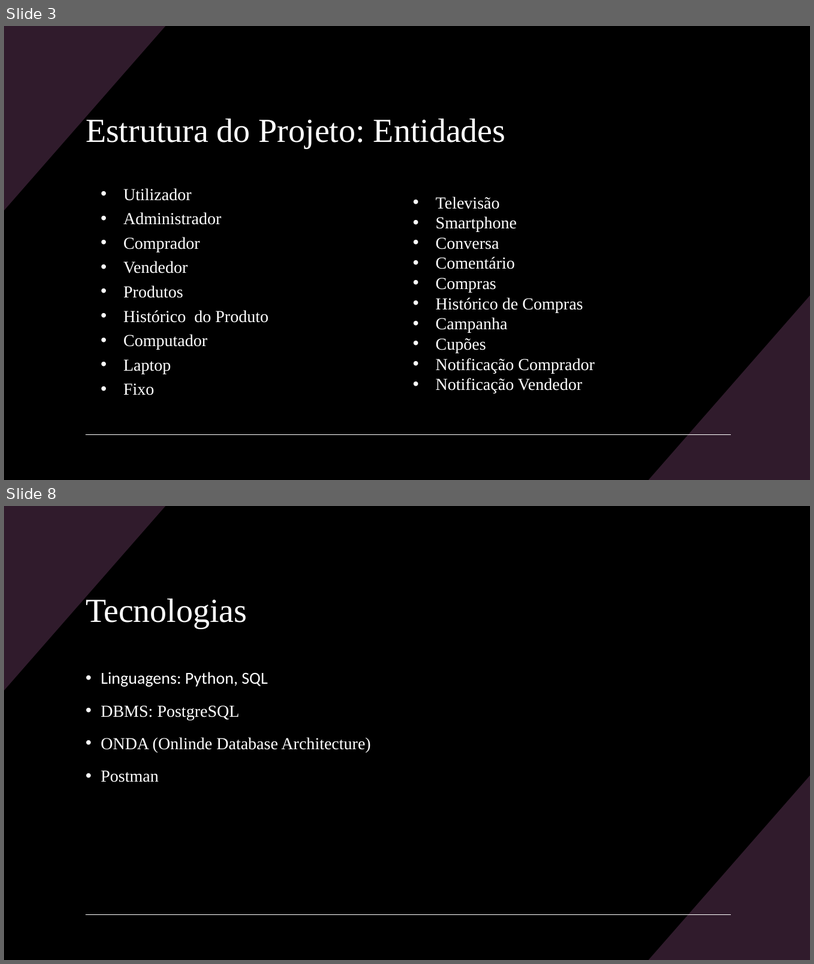
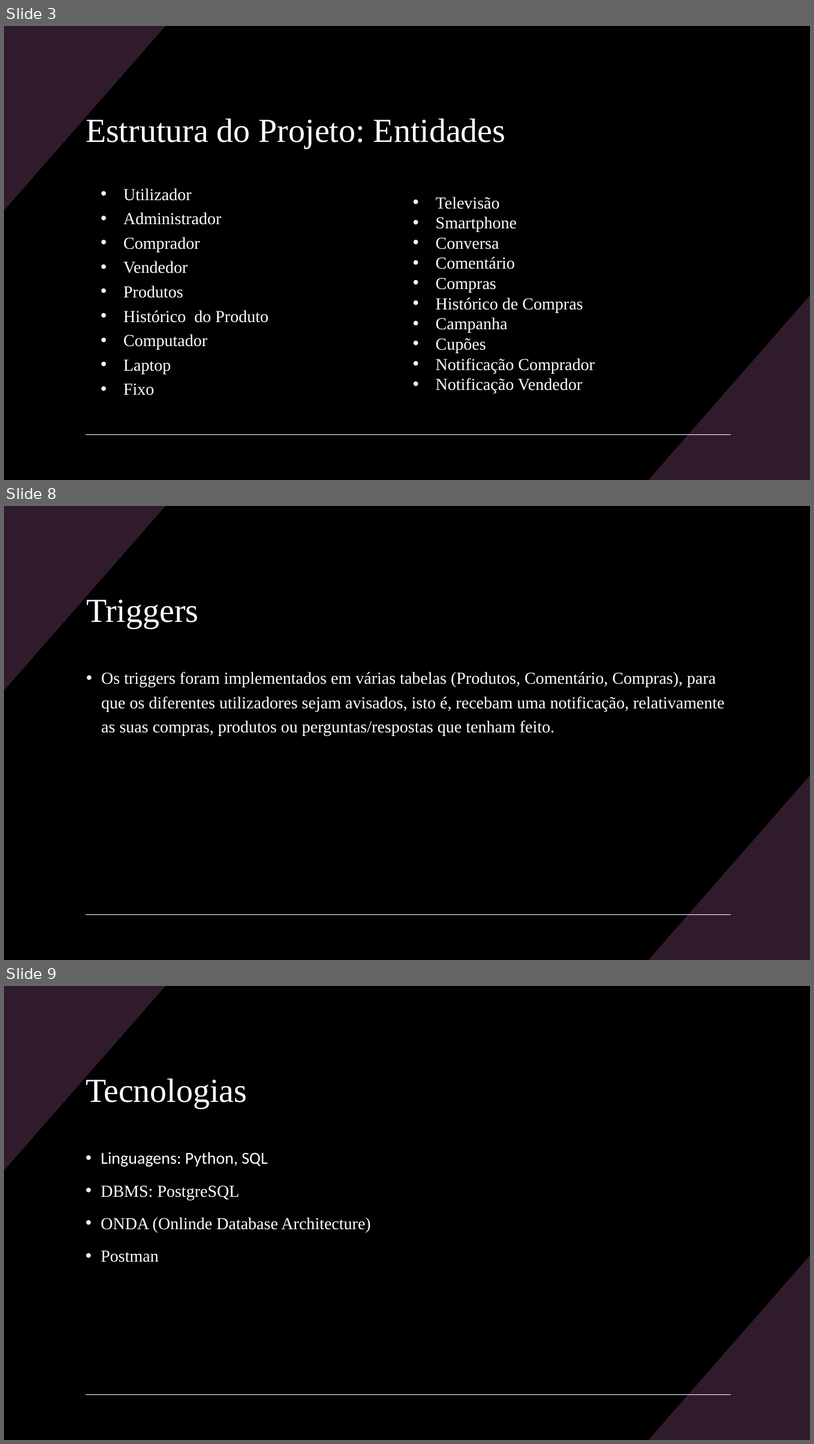
Before and after one commit to Famelgas/Projeto-BD, a slide deck: Diagramas/Apresentação do Projeto.pptx. Shown one above the other, each under a label of ours: slides 3 and 8 before the commit, slides 3, 8 and 9 after it; the slides between them are not shown. The pictures are 814x964 and 814x1444 pixels, drawn with LibreOffice and Linux fonts; fonts in the diff are those of the drawing. Boxes give left, top, right and bottom in pixels: in the first picture for what was removed or moved away, otherwise in the second. Text is boxed around its words. In the diff, an @@ line names an element or a change of style, - is before the commit and + after.

```diff
--- a/Diagramas/Apresentação do Projeto.pptx
+++ b/Diagramas/Apresentação do Projeto.pptx
@@ slide 8 added at [4, 506, 810, 960], background #000000; not listed: 3 template elements that a slide beside it also shows @@
@@ title added at [86, 600, 198, 628], 40 pt, text #FFFFFF @@
+Triggers
@@ text added at [101, 672, 725, 736], 20 pt, text #FFFFFF @@
+• Os triggers foram implementados em várias tabelas (Produtos, Comentário, Compras), para que os diferentes utilizadores sejam avisados, isto é, recebam uma notificação, relativamente as suas compras, produtos ou perguntas/respostas que tenham feito.
@@ what was slide 8 is now slide 9 @@
```
Also in this commit, not shown: 7 slides changed, 18 other files.
